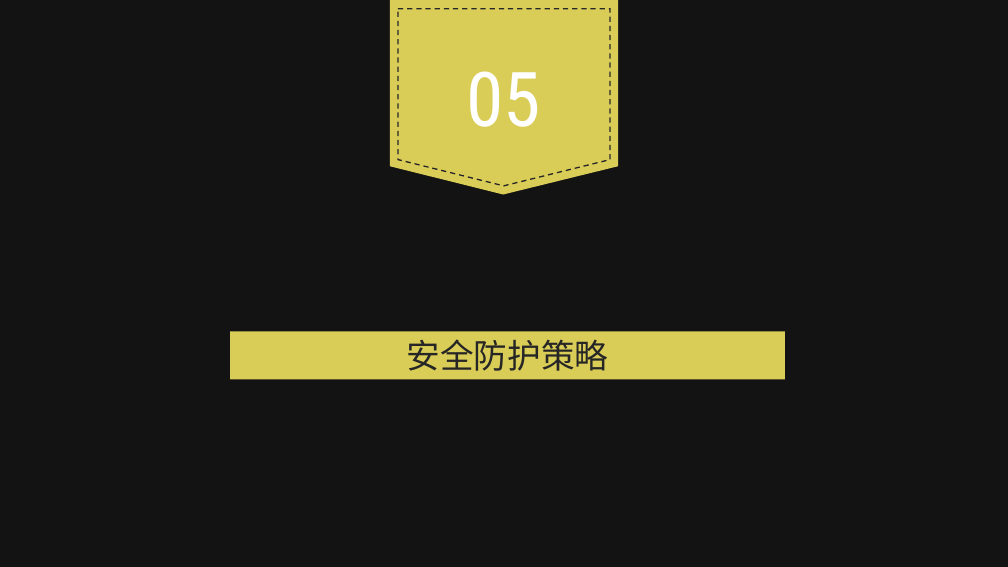
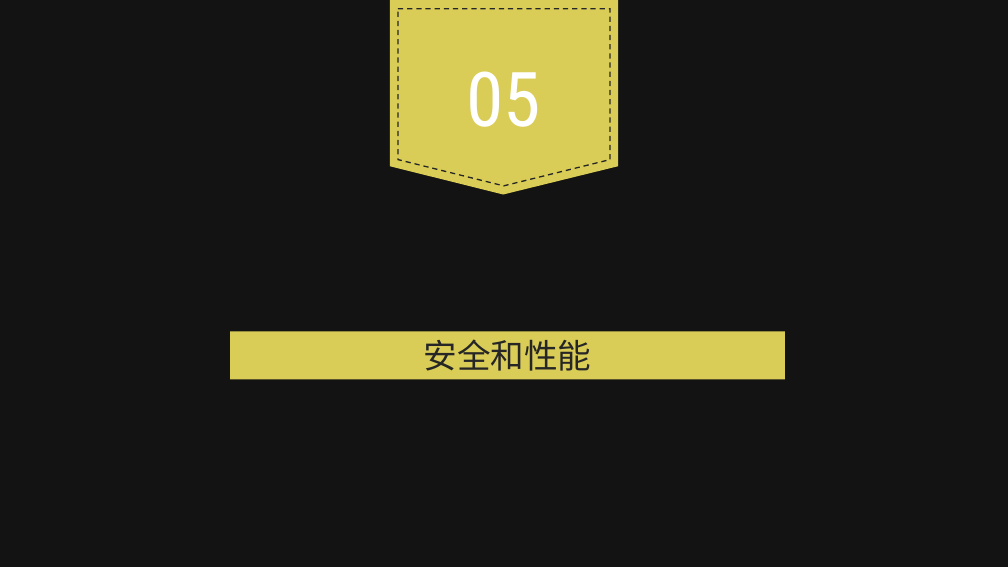
Before and after one commit to WEASP/our-project, a slide deck: slide 27 of Tasks/Task10/高子峰组-知否演示ppt.pptx (slide 29 before the commit). Drawn at 1008x567 pixels with LibreOffice and Linux fonts; fonts in the diff are those of the drawing; background and template pictures are left out; a plain dark background stands for a picture behind light text. Boxes give left, top, right and bottom in pixels: in the first picture for what was removed or moved away, otherwise in the second. Text is boxed around its words. In the diff, an @@ line names an element or a change of style, - is before the commit and + after.

```diff
--- a/Tasks/Task10/高子峰组-知否演示ppt.pptx
+++ b/Tasks/Task10/高子峰组-知否演示ppt.pptx
@@ title at [424, 339, 592, 371]: text changed @@
-安全防护策略
+安全和性能
```
Also in this commit, not shown: 4 other slides changed, 1 slide added, 3 slides removed.
